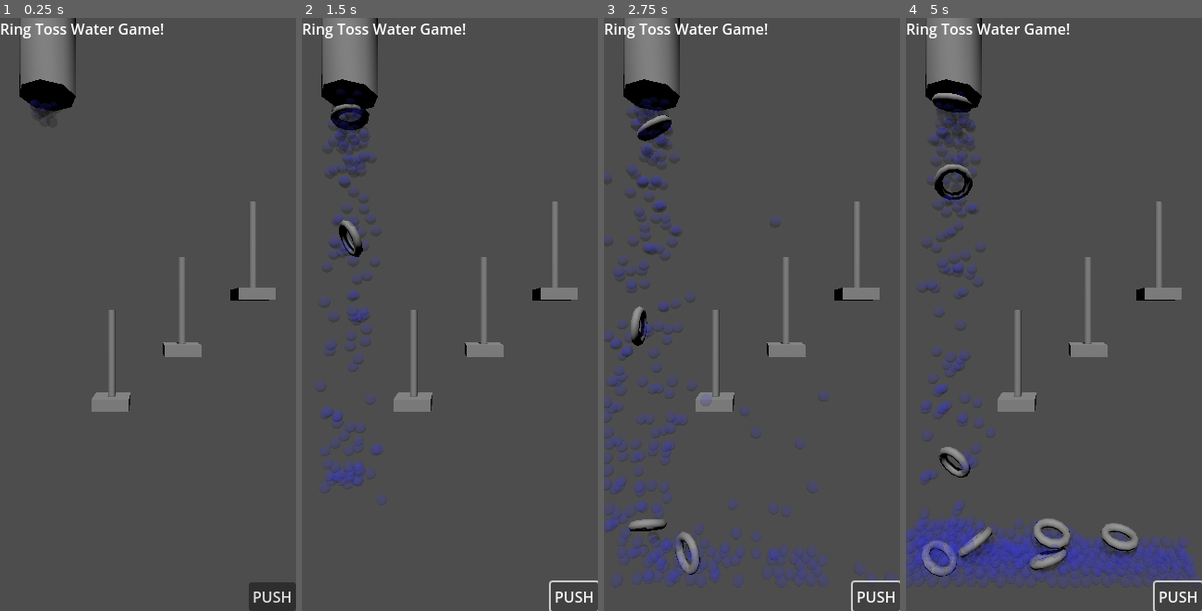
Above: before the commit, frames 1-4 (left to right).
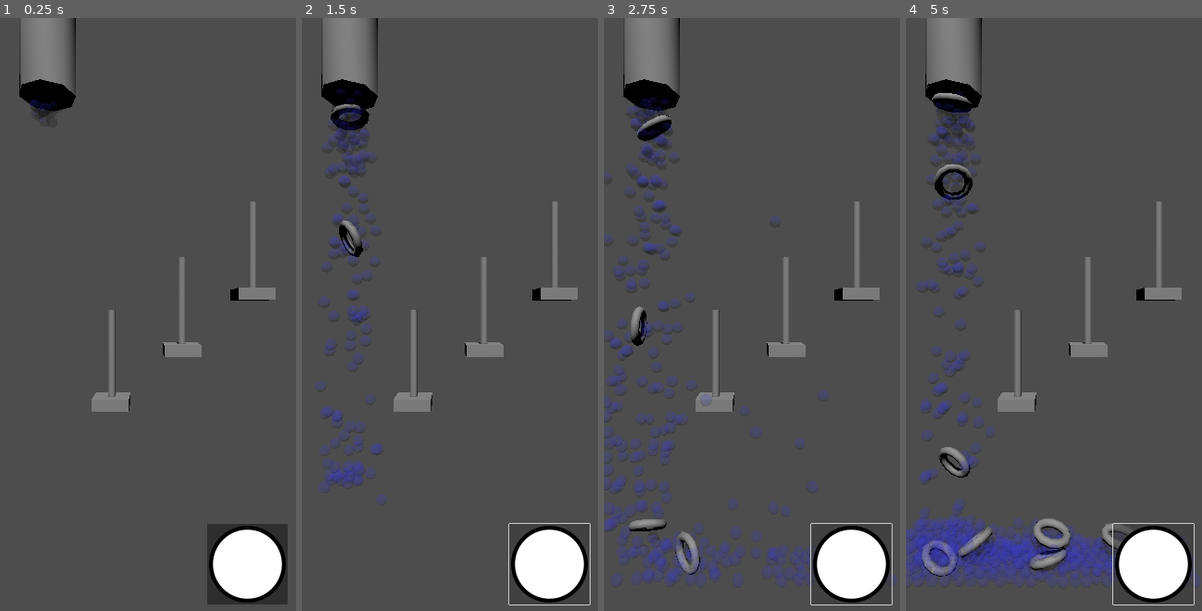
Above: after the commit, the same moments.

Repository: belovachap/Ring-Toss-Water-Game
Game: Godot game, scene res://ring_toss_water_game.tscn
Two runs of this game, one before a commit and one after it. Both use one fixed random seed, a clock stepped at 60 frames per second and the inputs below.
Inputs (mouse positions are in pixels of both pictures, inside the frame that each line leads up to; where the layout moved, square brackets give the same spot in the first picture):
- Up to frame 1 (0.25 s): no input
- Up to frame 2 (1.5 s): click (550, 563) [574, 599] at 0.5 s; click (550, 563) [574, 599] at 1.25 s
- Up to frame 3 (2.75 s): click (852, 563) [876, 599] at 2 s
- Up to frame 4 (5 s): no input

The runs differ from the first frame. In frame 1, 4.3% of the frame differs, in the area x 0-100%, y 0-100%; in frame 2, 3.4%; in frame 3, 3.5%; in frame 4, 3.7%.

Commit message:
Add a push button icon.

Diff:
--- a/ring_toss_water_game.tscn
+++ b/ring_toss_water_game.tscn
@@ -1,6 +1,7 @@
-[gd_scene load_steps=10 format=3 uid="uid://b3i3pxhw12qew"]
+[gd_scene load_steps=11 format=3 uid="uid://b3i3pxhw12qew"]
 
 [ext_resource type="Script" uid="uid://b1ouqtuo7nbut" path="res://ring_toss_water_game.gd" id="1_vi6ov"]
+[ext_resource type="Texture2D" uid="uid://c1y3apv6ldrcd" path="res://button.png" id="2_pcka7"]
 [ext_resource type="PackedScene" uid="uid://32iorw134bx3" path="res://pump.tscn" id="3_h7hl2"]
 [ext_resource type="PackedScene" uid="uid://rxxydplv2k72" path="res://peg.tscn" id="4_pcka7"]
 
@@ -41,12 +42,6 @@
 grow_horizontal = 2
 grow_vertical = 2
 
-[node name="Label" type="Label" parent="Camera3D/Control"]
-layout_mode = 0
-offset_right = 40.0
-offset_bottom = 23.0
-text = "Ring Toss Water Game!"
-
 [node name="Button" type="Button" parent="Camera3D/Control"]
 layout_mode = 1
 anchors_preset = 3
@@ -54,11 +49,14 @@
 anchor_top = 1.0
 anchor_right = 1.0
 anchor_bottom = 1.0
-offset_left = -51.0
-offset_top = -31.0
+offset_left = -96.0
+offset_top = -94.0
+offset_right = 78.0
+offset_bottom = 80.0
 grow_horizontal = 0
 grow_vertical = 0
-text = "PUSH"
+scale = Vector2(0.5, 0.5)
+icon = ExtResource("2_pcka7")
 
 [node name="GlassBox" type="Node3D" parent="."]
 
Binary file added: button.png
Not shown, added: button.png.import
